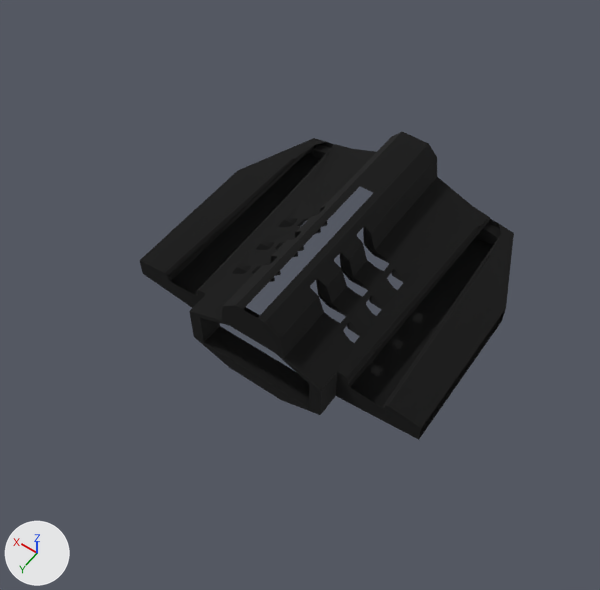
The Blender file Assets/Models/Vehicles/1400x3000/01_B-F/B_F_01.blend: old version first, new version second.
Both versions are drawn from a 50 mm lens placed at (-1.13, 2.38, 2.59), pointed at (0.14, 0.61, -0.19). Arrows for +X, +Y and +Z are at lower left; the lights stay in place. The first picture is the older version.

Objects in the first picture: 'B_F_Body'.
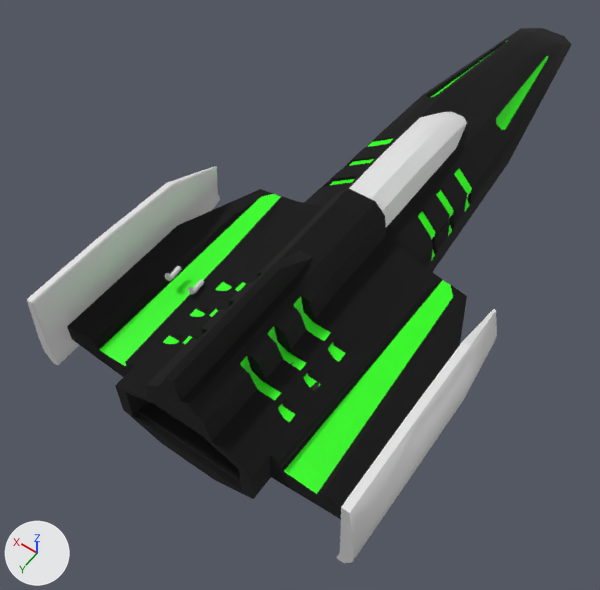
What the commit changed:
me_cube_002 is used by ob_b_f_body; location (0.0, -0.404, 0.112); rotation (0.0, 0.0, 3.142), in degrees (0, 0, 180).
Verts and faces of me_cube_002; kept vertices keep their numbers, new ones are numbered from 470.
Before the commit, vertices of me_cube_002: 103 (0.327, -0.444, -0.05), 104 (0.327, -0.444, -0.15), 107 (0.473, -0.444, -0.08), 108 (0.473, -0.444, -0.12).
Before the commit, vertices of me_cube_002: 105 (-0.327, -0.444, -0.05), 106 (-0.327, -0.444, -0.15), 109 (-0.473, -0.444, -0.08) at pixel (313, 149), 110 (-0.473, -0.444, -0.12) at pixel (313, 155).
me_cube_002 had 470 vertices, 289 faces and spanned x -0.65..0.65, y -1.5..-0.4, z -0.25..0.2.
me_cube_002 now has 470 vertices, 287 faces and spans x -0.65..0.65, y -1.5..-0.4, z -0.25..0.2.
Part 1, on me_cube_002:
Faces deleted: (103, 107, 108, 104).
Part 2, on me_cube_002:
Faces deleted: (105, 106, 110, 109).
Object 'B_F_Body' (ob_b_f_body) moves from (0.0, -0.404, 0.112) to (0.0, -0.004, 0.112).
Object 'Cookpit' (ob_cookpit) moves from (0.0, -0.404, 0.112) to (0.0, -0.004, 0.112).
Object 'Cookpit' (ob_cookpit) is now shown.
Object 'L_Wing' (ob_l_wing) moves from (0.0, -0.404, 0.112) to (0.0, -0.004, 0.112).
Object 'L_Wing' (ob_l_wing) is now shown.
Object 'R_Wing' (ob_r_wing) moves from (0.0, -0.404, 0.112) to (0.0, -0.004, 0.112).
Object 'R_Wing' (ob_r_wing) is now shown.
Object 'Engine' (ob_engine) moves from (0.0, -0.404, 0.112) to (0.0, -0.004, 0.112).
Object 'Engine' (ob_engine) is now shown.
Object 'AferBurners' (ob_aferburners) is now shown.
Object 'Tube_R' (ob_tube_r) moves from (-0.058, 1.01, 0.111) to (0.343, 1.01, 0.111).
Object 'Tube_R' (ob_tube_r) is now shown.
Object 'Tube_L' (ob_tube_l) moves from (0.058, 1.01, 0.111) to (0.458, 1.01, 0.111).
Object 'Tube_L' (ob_tube_l) is now shown.
Object 'B_F_Body_Front' (ob_b_f_body_front) moves from (0.0, -0.404, 0.112) to (0.0, -0.004, 0.112).
Object 'B_F_Body_Front' (ob_b_f_body_front) is now shown.
Object 'B_F_Body_UpWing' (ob_b_f_body_upwing) moves from (0.0, -0.404, 0.112) to (0.0, -0.004, 0.112).
Object 'B_F_Body_UpWing' (ob_b_f_body_upwing) is now shown.
Object 'B_F_Body_Front.001' (ob_b_f_body_front_001) moves from (0.0, -0.404, 0.112) to (0.0, -0.004, 0.112).
Object 'B_F_Body_Front.001' (ob_b_f_body_front_001) is now shown.
Object 'B_F_Body.002' (ob_b_f_body_002) moves from (0.0, -0.404, 0.112) to (0.0, -0.004, 0.112).
Object 'B_F_Body.002' (ob_b_f_body_002) is now shown.

Where the change shows, as pixel boxes (x1, y1, x2, y2) in the pictures (600 x 590 px):
'B_F_Body', reshaped, moved (7% wider, 7% taller)
    before: (139, 132, 514, 440)
    after: (67, 188, 467, 519)
'B_F_Body_Front', shown
    after: (304, 28, 572, 272)
'B_F_Body.002', shown
    after: (100, 194, 453, 494)
'L_Wing', shown
    after: (27, 166, 220, 365)
'R_Wing', shown
    after: (337, 309, 497, 563)
'Cookpit', shown
    after: (349, 112, 467, 227)
'B_F_Body_UpWing', shown
    after: (165, 250, 314, 401)
'Engine', shown
    after: (138, 400, 241, 483)
'B_F_Body_Front.001', shown
    after: (330, 56, 548, 261)
'Tube_R', shown
    after: (188, 279, 204, 295)
'Tube_L', shown
    after: (165, 266, 182, 281)
'AferBurners', shown (mostly hidden)
    after: (156, 405, 178, 420)
part 1 of me_cube_002, deleted (mostly hidden)
    before: (474, 228, 498, 245)
part 2 of me_cube_002, deleted
    before: (313, 150, 326, 160)
